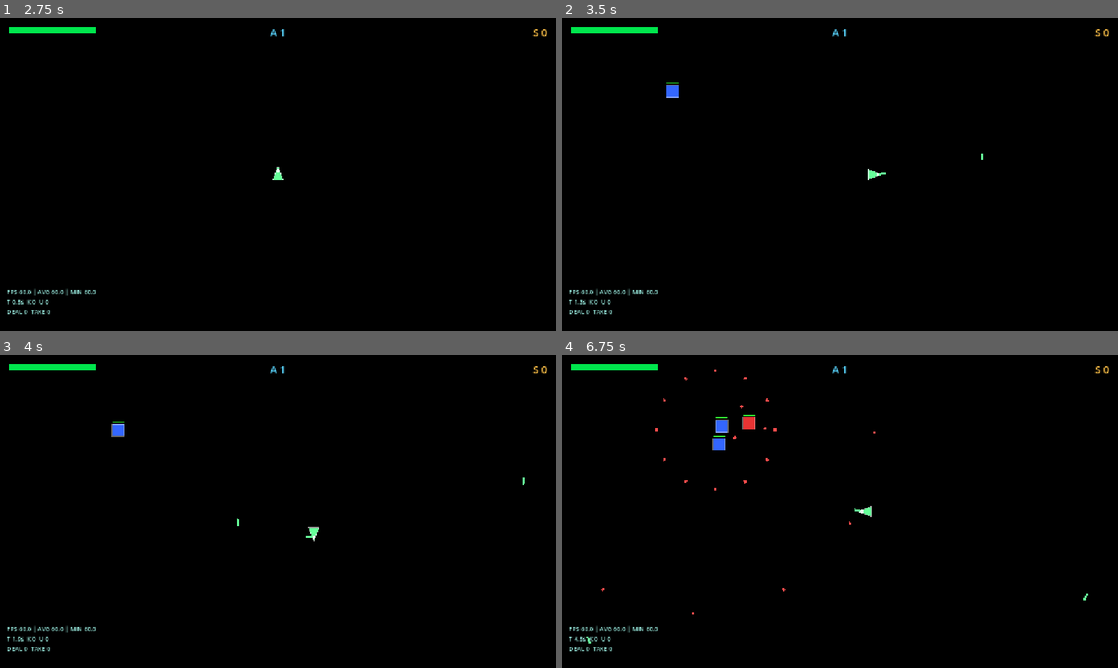
Above: before the commit, frames 1-4 (two rows, left to right).
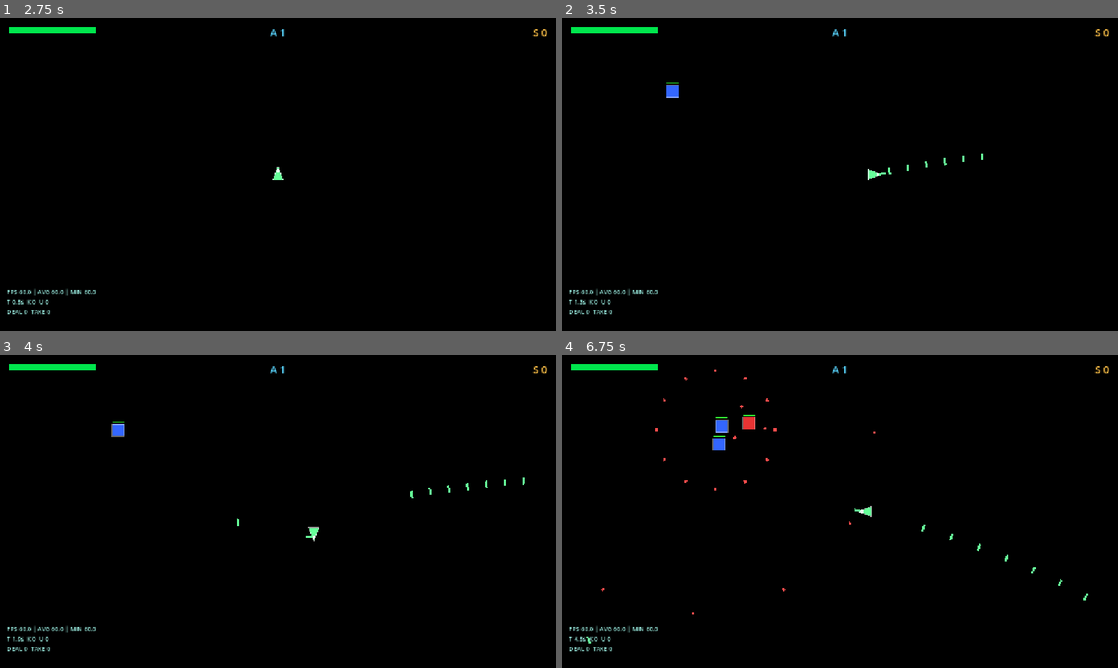
Above: after the commit, the same moments.

Repository: woodmurderedhat/bullet-hell
Game: Godot game, scene res://scenes/Main.tscn
The game is run twice, just before and just after one commit, with the same random seed, the same clock (stepped at 60 frames per second) and the same inputs.
Inputs (mouse positions are in pixels of both pictures, inside the frame that each line leads up to):
- Up to frame 1 (2.75 s): click "TOGGLE ENDLESS" at 0.5 s; click "TOGGLE ENDLESS" at 1.25 s; click "▶ PLAY" at 2 s
- Up to frame 2 (3.5 s): tap Enter at 2.75 s; move the mouse to (962, 158) at 2.77 s; hold D (move_right) from 2.78 s (still down); hold Space (fire) from 2.78 s (still down)
- Up to frame 3 (4 s): move the mouse to (166, 527) at 3.52 s; release D (move_right) at 3.53 s; release Space (fire) at 3.53 s; hold S (move_down) from 3.53 s (still down); tap Space (fire) at 3.6 s
- Up to frame 4 (6.75 s): move the mouse to (895, 442) at 4.27 s; release S (move_down) at 4.28 s; press the mouse at (895, 442) at 4.28 s; hold D (move_right) 4.28-5.03 s; tap Space (fire) at 4.55, 5.1 s; move the mouse to (812, 574) at 5.02 s; release the mouse at (812, 574) at 5.03 s; hold W (move_up) 5.03-5.78 s; move the mouse to (1006, 558) at 5.77 s; hold Space (fire) 5.78-6.53 s; hold A (move_left) from 5.78 s (still down); move the mouse to (673, 464) at 6.52 s; click (673, 464) at 6.6 s

Frame 1 is identical in both runs. In frame 2, less than 0.1% of the frame differs, in the area x 58-73%, y 44-50%; in frame 3, less than 0.1%, in the area x 73-91%, y 39-46%; in frame 4, less than 0.1%.

Commit message:
feat: Update pattern resources and player stats for improved gameplay balance

Diff:
--- a/polychrome-void/polychrome-void/data/patterns/arc_01.tres
+++ b/polychrome-void/polychrome-void/data/patterns/arc_01.tres
@@ -1,13 +1,12 @@
-[gd_resource type="Resource" script_class="ArcPatternResource" load_steps=2 format=3]
+[gd_resource type="Resource" script_class="ArcPatternResource" load_steps=2 format=3 uid="uid://tavjnfrpyhid"]
 
-[ext_resource type="Script" path="res://data/ArcPatternResource.gd" id="1_arc"]
+[ext_resource type="Script" uid="uid://yl4l6ucf6y08" path="res://data/ArcPatternResource.gd" id="1_arc"]
 
 [resource]
 script = ExtResource("1_arc")
+burst_interval = 0.85
+arc_degrees = 78.0
+sweep_step = 0.28
 id = &"arc_01"
 fire_rate = 0.5
 bullet_speed = 185.0
-burst_interval = 0.85
-bullet_count = 7
-arc_degrees = 78.0
-sweep_step = 0.28
--- a/polychrome-void/polychrome-void/data/patterns/cross_01.tres
+++ b/polychrome-void/polychrome-void/data/patterns/cross_01.tres
@@ -1,11 +1,10 @@
-[gd_resource type="Resource" script_class="CrossPatternResource" load_steps=2 format=3]
+[gd_resource type="Resource" script_class="CrossPatternResource" load_steps=2 format=3 uid="uid://jaucsa6ereor"]
 
-[ext_resource type="Script" path="res://data/CrossPatternResource.gd" id="1_cross"]
+[ext_resource type="Script" uid="uid://w0r4k2sfig38" path="res://data/CrossPatternResource.gd" id="1_cross"]
 
 [resource]
 script = ExtResource("1_cross")
+burst_interval = 0.7
 id = &"cross_01"
 fire_rate = 0.5
 bullet_speed = 200.0
-burst_interval = 0.7
-angle_offset = 0.0
--- a/polychrome-void/polychrome-void/data/patterns/radial_burst_01.tres
+++ b/polychrome-void/polychrome-void/data/patterns/radial_burst_01.tres
@@ -1,11 +1,10 @@
-[gd_resource type="Resource" script_class="RadialBurstPatternResource" load_steps=2 format=3 uid="uid://rburst_01"]
+[gd_resource type="Resource" script_class="RadialBurstPatternResource" load_steps=2 format=3 uid="uid://bnedpuqxjk1c8"]
 
-[ext_resource type="Script" path="res://data/RadialBurstPatternResource.gd" id="1_rburst"]
+[ext_resource type="Script" uid="uid://2jxjqou2r37w" path="res://data/RadialBurstPatternResource.gd" id="1_rburst"]
 
 [resource]
 script = ExtResource("1_rburst")
+burst_interval = 1.4
 id = &"radial_burst_01"
 fire_rate = 0.5
 bullet_speed = 200.0
-bullet_count = 12
-burst_interval = 1.4
--- a/polychrome-void/polychrome-void/data/patterns/spiral_01.tres
+++ b/polychrome-void/polychrome-void/data/patterns/spiral_01.tres
@@ -1,11 +1,10 @@
-[gd_resource type="Resource" script_class="SpiralPatternResource" load_steps=2 format=3 uid="uid://spiral_01"]
+[gd_resource type="Resource" script_class="SpiralPatternResource" load_steps=2 format=3 uid="uid://chqakfhn318iq"]
 
-[ext_resource type="Script" path="res://data/SpiralPatternResource.gd" id="1_spiral"]
+[ext_resource type="Script" uid="uid://dbqcy25l41cg4" path="res://data/SpiralPatternResource.gd" id="1_spiral"]
 
 [resource]
 script = ExtResource("1_spiral")
+angle_step = 0.22
 id = &"spiral_01"
 fire_rate = 0.5
 bullet_speed = 160.0
-angle_step = 0.22
-arms = 3
--- a/polychrome-void/polychrome-void/data/patterns/spiral_03.tres
+++ b/polychrome-void/polychrome-void/data/patterns/spiral_03.tres
@@ -1,11 +1,10 @@
-[gd_resource type="Resource" script_class="SpiralPatternResource" load_steps=2 format=3 uid="uid://spiral_03"]
+[gd_resource type="Resource" script_class="SpiralPatternResource" load_steps=2 format=3 uid="uid://d1xmyhuo82yoy"]
 
-[ext_resource type="Script" path="res://data/SpiralPatternResource.gd" id="1_spiral"]
+[ext_resource type="Script" uid="uid://dbqcy25l41cg4" path="res://data/SpiralPatternResource.gd" id="1_spiral"]
 
 [resource]
 script = ExtResource("1_spiral")
-id = &"spiral_03"
-fire_rate = 1.5
-bullet_speed = 220.0
 angle_step = 0.35
 arms = 5
+id = &"spiral_03"
+bullet_speed = 220.0
--- a/polychrome-void/polychrome-void/player/Player.gd
+++ b/polychrome-void/polychrome-void/player/Player.gd
@@ -11,8 +11,8 @@
 	var current_hp: float    = 10.0
 	## Base values — used as input to ModifierComponent.get_stat().
 	var speed: float         = 110.0
-	var fire_rate: float     = 1.0    ## Bullets per second.
-	var bullet_damage: float = 5.0
+	var fire_rate: float     = 10.0    ## Bullets per second.
+	var bullet_damage: float = 10.0
 	var bullet_speed: float  = 480.0
 
 ## Triangle visual half-size.
Not shown: 1 places in polychrome-void/polychrome-void/data/patterns/radial_burst_02.tres that only renumber resources
Not shown: 1 places in polychrome-void/polychrome-void/data/patterns/radial_burst_03.tres that only renumber resources
Not shown: 1 places in polychrome-void/polychrome-void/data/patterns/radial_burst_04.tres that only renumber resources
Not shown: 1 places in polychrome-void/polychrome-void/data/patterns/spiral_02.tres that only renumber resources
Not shown, changed: web/index.html
Not shown, changed: web/index.pck
